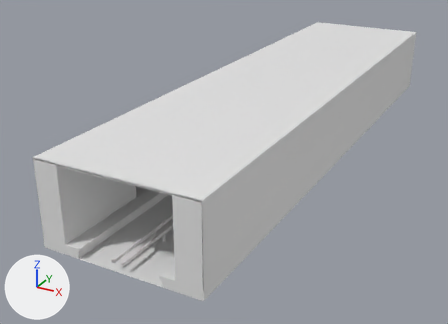
Two versions of the OBJ model Resources/Meshes/Tunnel_Station_Pavement.obj, one commit apart.
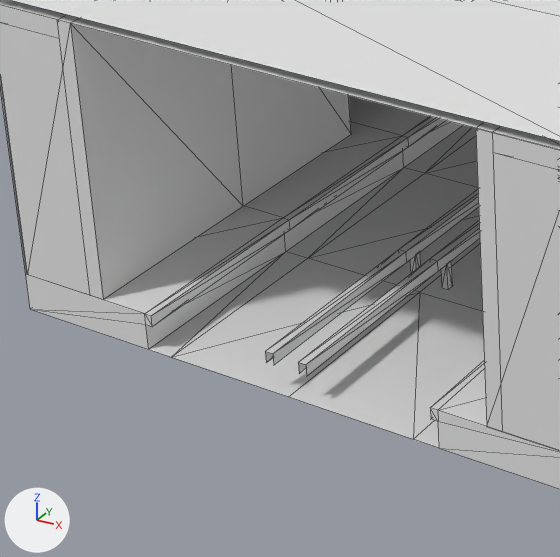
Old and new are each drawn whole from a 50 mm camera at (28.0, -65.2, 28.1) aimed at (-4.8, -5.5, -1.7) and again close up on the part from 8% to 44% of the width and 49% to 98% of the height. Lighting does not change. The marker at lower left points along +X, +Y and +Z. The close-ups show mesh edges as thin lines. Where no turn or scale is listed for an object, it has been applied to the vertices.

Script lines for the objects in view, before the commit:
```python
me_tunnel_station_pavement = bpy.data.meshes.new('Tunnel_Station_Pavement')
me_tunnel_station_pavement.from_pydata(...)  # 1365 vertices, 2076 faces; spans x -8.0..8.0, y -32.0..32.0, z -0.3..8.2
ob_tunnel_station_pavement = bpy.data.objects.new('Tunnel_Station_Pavement', me_tunnel_station_pavement)
ob_tunnel_station_pavement.location = (0.0, 0.0, 0.0)
```
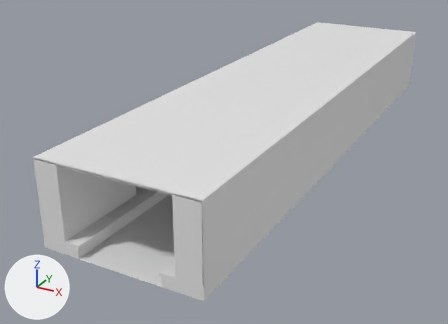
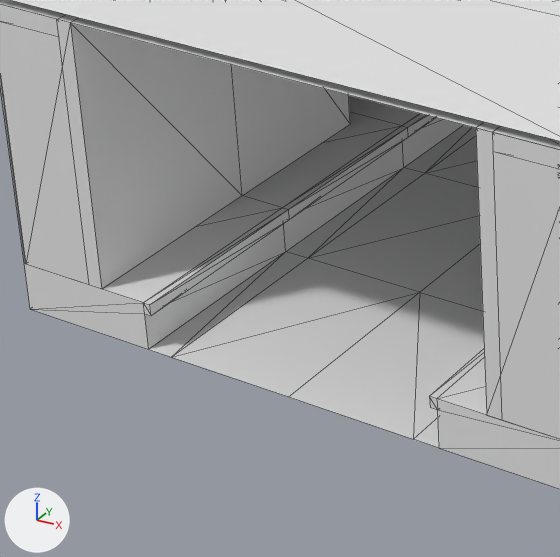
The change in detail:
me_tunnel_station_pavement is used by ob_tunnel_station_pavement; location (0.0, 0.0, 0.0).
me_tunnel_station_pavement had 1365 vertices, 2076 faces and spanned x -8.0..8.0, y -32.0..32.0, z -0.3..8.2.
me_tunnel_station_pavement now has 1165 vertices, 1836 faces and spans x -8.0..8.0, y -32.0..32.0, z -0.3..8.2.
me_tunnel_station_pavement part 1: 14 loose pieces with 200 vertices, spanning x -0.6..0.6, y -32.0..32.0, z -0.3..0.8, are deleted.
me_tunnel_station_pavement part 2: 452 vertices moved from x -8.0..8.0, y -32.0..32.0, z 0.4..6.7 to x -8.0..8.0, y -32.0..32.0, z 1.0..6.8; 79 vertices removed from x -8.0..8.0, y -32.0..32.0, z 0.4..6.7; 79 vertices added at x -8.0..8.0, y -32.0..32.0, z 1.0..6.8.

What differs and where, as boxes (x1, y1, x2, y2) in the close-ups (560 x 557 px; the box of a moved part takes in the faces that stretch with it):
part 1 of me_tunnel_station_pavement, deleted
    before: (265, 190, 480, 375)
part 2 of me_tunnel_station_pavement, moved or reshaped
    both: (0, 5, 560, 489)
